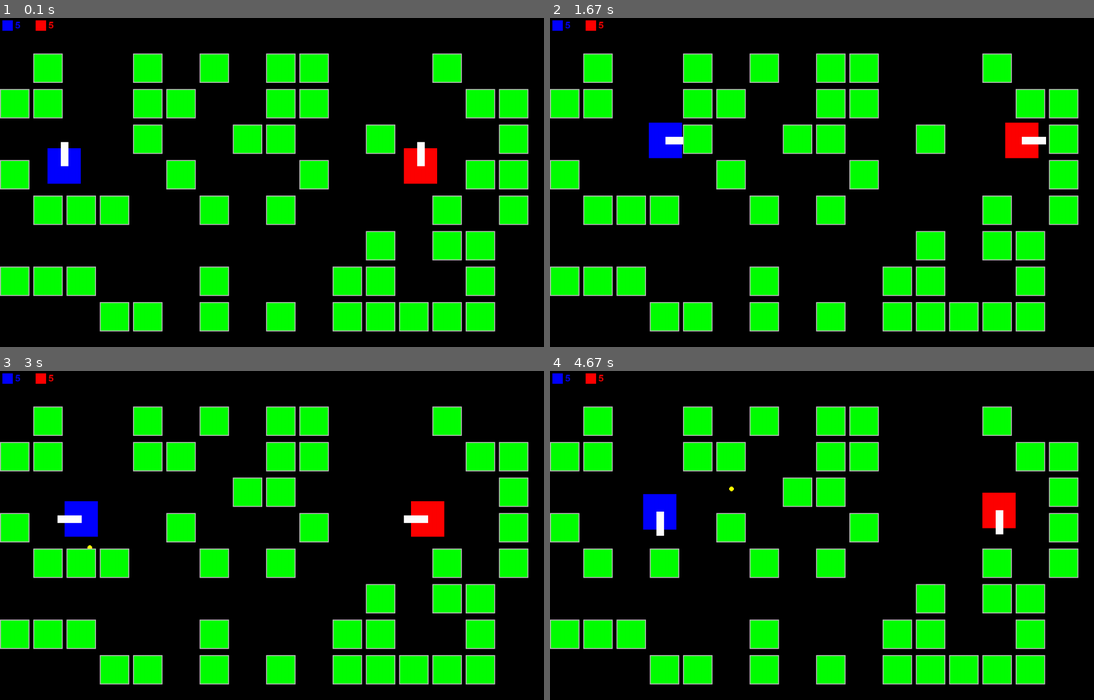
Above: before the commit, frames 1-4 (two rows, left to right).
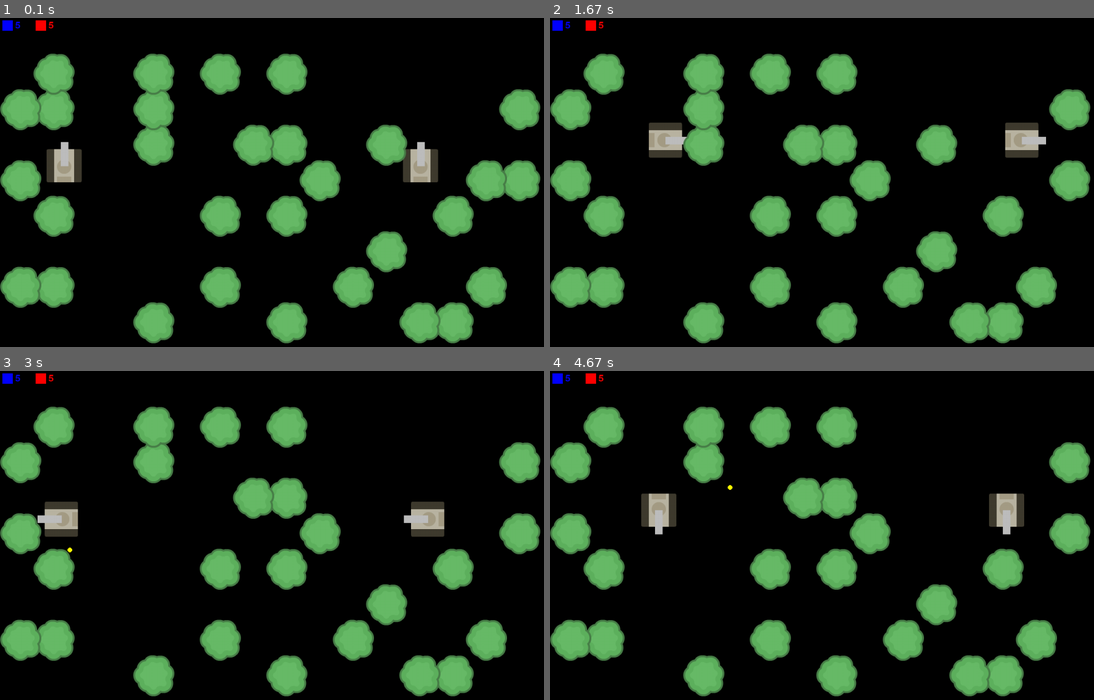
Above: after the commit, the same moments.

Repository: deelbak/Tanks_pygame
Game: pygame game, started from main.py
Same seed, same stepped clock (60 frames per second), same inputs: the game is played once before the commit and once after it.
Inputs:
- Up to frame 1 (0.1 s): no input
- Up to frame 2 (1.67 s): tap Space at 0.33, 0.73, 1.03, 1.23, 1.57 s; hold Right 0.67-1.13 s; hold D 0.67-1.13 s; tap Keypad Enter at 0.82 s; hold Up 1.17-1.47 s; hold W 1.17-1.47 s; hold Right from 1.5 s (still down); hold D from 1.5 s (still down)
- Up to frame 3 (3 s): tap Space at 1.87, 2.07, 2.37, 2.63, 2.97 s; release Right at 1.97 s; release D at 1.97 s; hold Left 2-2.53 s; hold A 2-2.53 s; tap Keypad Enter at 2.15 s; hold Down 2.57-2.87 s; hold S 2.57-2.87 s; hold Left from 2.9 s (still down); hold A from 2.9 s (still down)
- Up to frame 4 (4.67 s): tap Space at 3.27, 3.4, 3.8, 4.1, 4.47 s; release Left at 3.3 s; release A at 3.3 s; hold Up 3.33-3.7 s; hold W 3.33-3.7 s; tap Keypad Enter at 3.48 s; hold Right 3.73-4.37 s; hold D 3.73-4.37 s; hold Down from 4.4 s (still down); hold S from 4.4 s (still down)

The runs differ from the first frame. In frame 1, 34% of the frame differs, in the area x 0-100%, y 10-99%; in frame 2, 33%; in frame 3, 32%; in frame 4, 31%.

Commit message:
Ne uspel polnostiu do deadlina:(

Diff:
--- a/main.py
+++ b/main.py
@@ -10,8 +10,27 @@
 
 fontUI = pygame.font.Font(None, 30)
 
+
+imgBrick = pygame.image.load('tank-assets/tank-assets/PNG/Environment/treeSmall.png')
+imgTanks = [
+    pygame.image.load('tank-assets/tank-assets/PNG/Tanks/tankBeige.png'),
+    pygame.image.load('tank-assets/tank-assets/PNG/Tanks/tankBlack.png'),
+    pygame.image.load('tank-assets/tank-assets/PNG/Tanks/tankBlue.png'),
+    pygame.image.load('tank-assets/tank-assets/PNG/Tanks/tankGreen.png'),
+    pygame.image.load('tank-assets/tank-assets/PNG/Tanks/tankRed.png')
+]
+imgBarrels = [
+    pygame.image.load('tank-assets/tank-assets/PNG/Tanks/barrelBeige.png'),
+    pygame.image.load('tank-assets/tank-assets/PNG/Tanks/barrelBlack.png'),
+    pygame.image.load('tank-assets/tank-assets/PNG/Tanks/barrelBlue.png'),
+    pygame.image.load('tank-assets/tank-assets/PNG/Tanks/barrelGreen.png'),
+    pygame.image.load('tank-assets/tank-assets/PNG/Tanks/barrelRed.png')
+]
+
+imgSmokes = pygame.image.load('tank-assets/tank-assets/PNG/Smoke/smokeGrey4.png')
 DIRECTS = [[0, -1], [1, 0], [0, 1], [-1, 0]]
 
+background = pygame.image.load('tank-assets/tank-assets/PNG/Environment/dirt.png')
 
 class UI:
     def __init__(self):
@@ -56,9 +75,15 @@
         self.keyUP = keyList[2]
         self.keyDOWN = keyList[3]
         self.keySHOT = keyList[4]
-
-
-    def update(self):
+        self.tankSkin = 0
+        self.imageTank = pygame.transform.rotate(imgTanks[self.tankSkin], -self.direct * 90)
+        self.rect = self.imageTank.get_rect(center = self.rect.center)
+        self.imgBarrel = imgBarrels[0]
+    def update(self):
+        self.imageTank = pygame.transform.rotate(imgTanks[self.tankSkin], -self.direct * 90)
+        self.rect = self.imageTank.get_rect(center = self.rect.center)
+
+
         oldX, oldY = self.rect.topleft
 
         if keys[self.keyLEFT]:
@@ -89,11 +114,12 @@
             self.shotTimer -= 1
 
     def draw(self):
-        pygame.draw.rect(window, self.color, self.rect)
-
+        window.blit(self.imageTank, self.rect)
+        # pygame.draw.rect(window, self.color, self.rect)
+        # window.blit(self.imgBarrel, (self.rect.centerx + DIRECTS[self.direct][0] * -50, self.rect.centery + DIRECTS[self.direct][1] * -50))
         x = self.rect.centerx + DIRECTS[self.direct][0] * 50
         y = self.rect.centery + DIRECTS[self.direct][1] * 50
-        pygame.draw.line(window, 'white', self.rect.center, (x, y), 16)
+        pygame.draw.line(window, 'gray', self.rect.center, (x, y), 16)
 
     def damage(self, value):
         self.hp -=value
@@ -145,8 +171,8 @@
 
     def draw(self):
 
-        pygame.draw.rect(window, 'green', self.rect)
-        pygame.draw.rect(window, 'gray', self.rect, 2)
+
+        window.blit(imgBrick, self.rect)
 
 
     def damage(self, value):
@@ -163,7 +189,7 @@
 ui = UI()
 
 
-for i in range(50):
+for i in range(30):
     while True:
         x = randint(0, WIDTH // TILE_X - 1)  * TILE_X
         y = randint(1, HEIGHT// TILE_Y - 1)  * TILE_Y
@@ -173,7 +199,7 @@
             if rect.colliderect(obj.rect): fined = True
         if not fined:
             break
-    Block(x, y, TILE_X - 8)
+    Block(x, y, TILE_X + 7)
 
 
 esc = True
